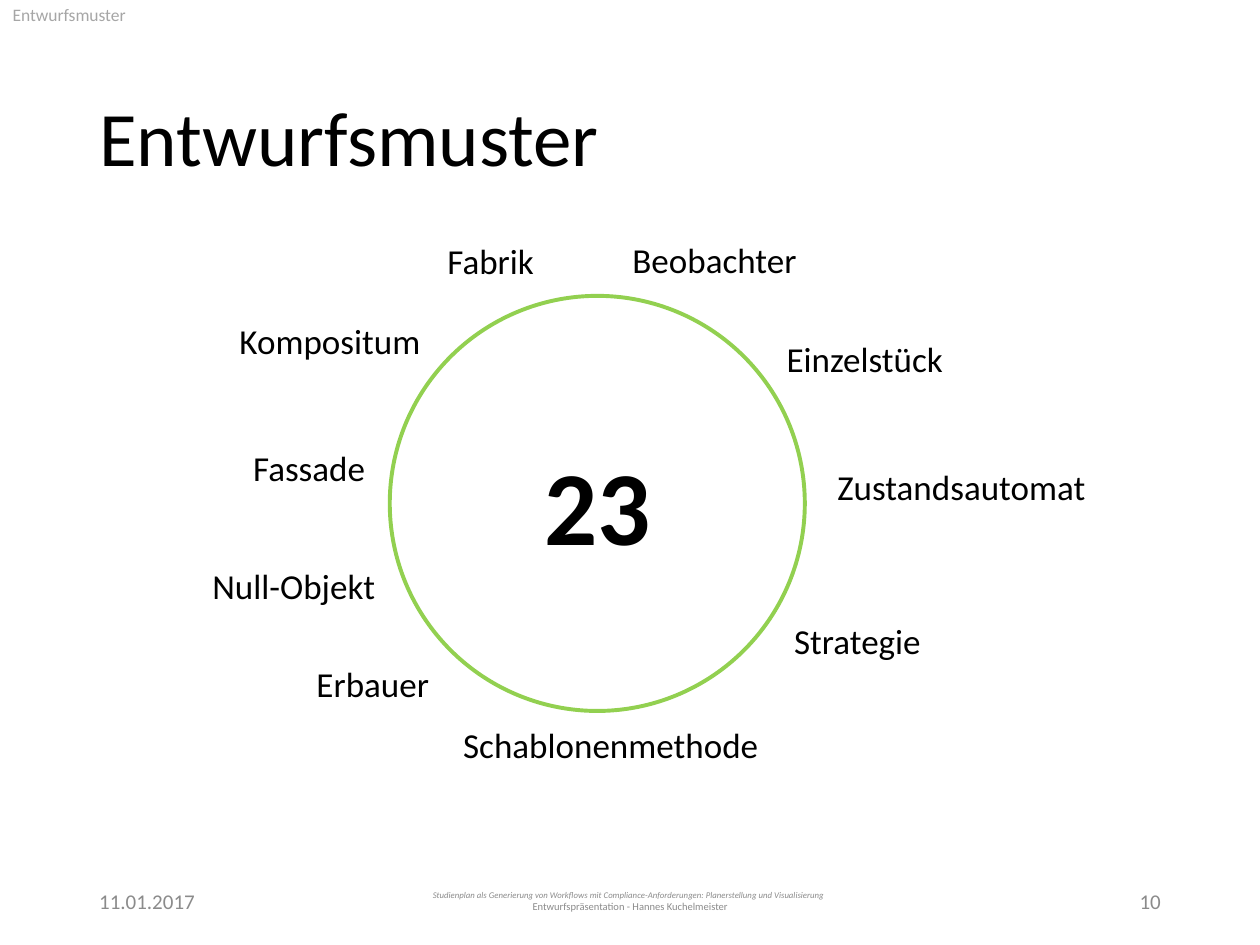
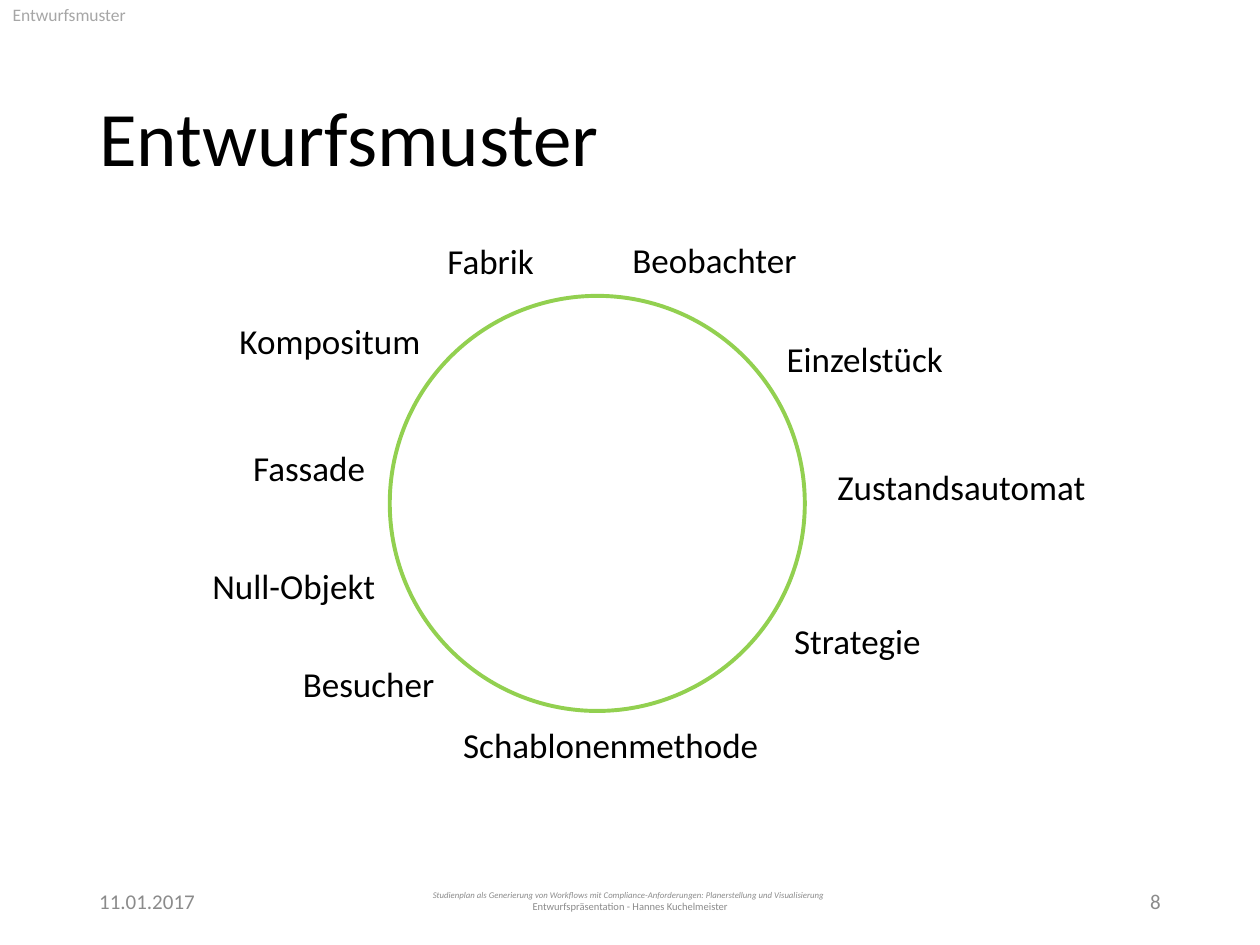
Before and after one commit to PSE-WS1617-IPD-Workflow/PSE_WS1617_IPD_Boehm_Studienplan, a slide deck: slide 8 of Entwurf/Presentation.pptx (slide 10 before the commit). Drawn at 1260x945 pixels with LibreOffice and Linux fonts; fonts in the diff are those of the drawing. Boxes give left, top, right and bottom in pixels: in the first picture for what was removed or moved away, otherwise in the second. Text is boxed around its words. In the diff, an @@ line names an element or a change of style, - is before the commit and + after.

Commit message:
some changes to presentation

```diff
--- a/Entwurf/Presentation.pptx
+++ b/Entwurf/Presentation.pptx
@@ text in ellipse at box(544, 476, 650, 546): text removed @@
-23
@@ text at box(303, 672, 434, 698): text changed @@
-Erbauer
+Besucher
@@ page number at box(1150, 895, 1161, 909): text changed @@
-10
+8
```
Also in this commit, not shown: 2 other slides changed, 3 slides removed.
